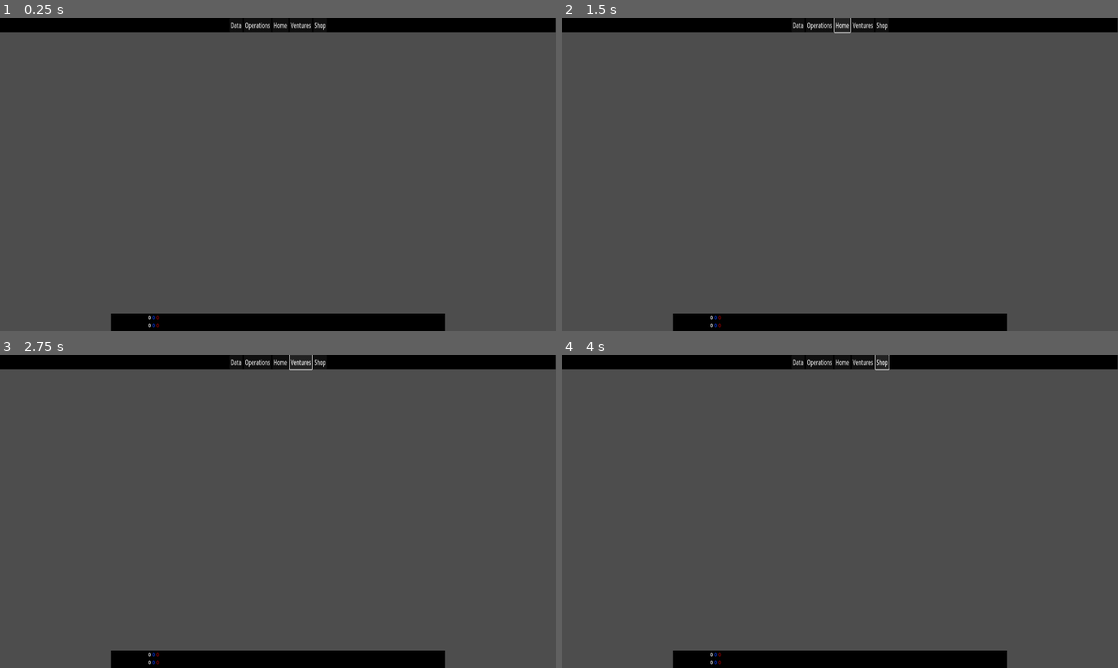
Above: before the commit, frames 1-4 (two rows, left to right).
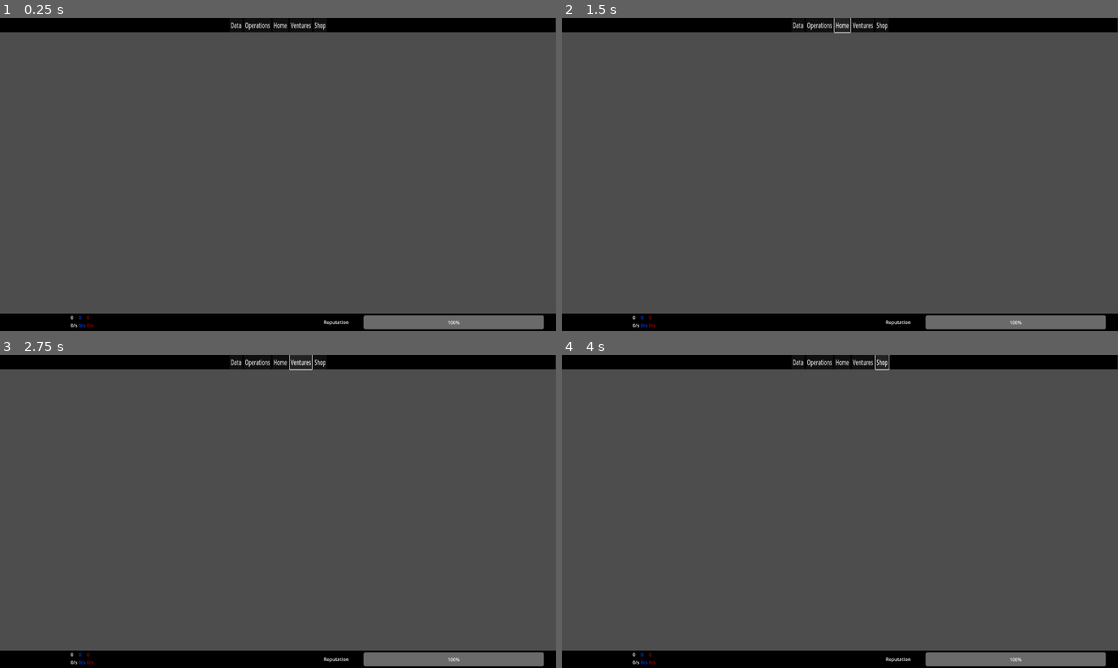
Above: after the commit, the same moments.

Repository: worrall1/PrivacyGame
Game: Godot game, scene res://Operations.tscn
Same seed, same stepped clock (60 frames per second), same inputs: the game is played once before the commit and once after it. The project has no main scene, so this scene is started directly.
Inputs:
- Up to frame 1 (0.25 s): no input
- Up to frame 2 (1.5 s): click "Data" at 0.5 s; click "Home" at 1.25 s
- Up to frame 3 (2.75 s): click "Ventures" at 2 s
- Up to frame 4 (4 s): click "Operations" at 2.75 s; click "Shop" at 3.5 s

The runs differ from the first frame. In frame 1, 2.9% of the frame differs, in the area x 0-100%, y 94-100%; in frame 2, 2.9%; in frame 3, 2.9%; in frame 4, 2.9%.

Commit message:
Bottom Bar Finished

Diff:
--- a/BottomBar.gd
+++ b/BottomBar.gd
@@ -9,9 +9,10 @@
 # Called every frame. 'delta' is the elapsed time since the previous frame.
 func _process(delta):
 	get_node("HBoxContainer/VBoxContainer/Money").text = str(Globals.money)
-	get_node("HBoxContainer/VBoxContainer/MPS").text = str(Globals.mps)
+	get_node("HBoxContainer/VBoxContainer/MPS").text = str(Globals.mps) + "/s"
 	get_node("HBoxContainer/VBoxContainer2/BlueData").text = str(Globals.blueData)
-	get_node("HBoxContainer/VBoxContainer2/BDPS").text = str(Globals.bdps)
+	get_node("HBoxContainer/VBoxContainer2/BDPS").text = str(Globals.bdps) + "/s"
 	get_node("HBoxContainer/VBoxContainer3/RedData").text = str(Globals.redData)
-	get_node("HBoxContainer/VBoxContainer3/RDPS").text = str(Globals.rdps)
+	get_node("HBoxContainer/VBoxContainer3/RDPS").text = str(Globals.rdps) + "/s"
+	get_node("ProgressBar").set_value(Globals.reputation)
 	pass
--- a/BottomBar.tscn
+++ b/BottomBar.tscn
@@ -4,24 +4,23 @@
 [ext_resource type="Script" path="res://BottomBar.gd" id="2_tgjna"]
 
 [node name="NinePatchRect" type="NinePatchRect"]
-anchors_preset = 7
-anchor_left = 0.5
+anchors_preset = 12
 anchor_top = 1.0
-anchor_right = 0.5
+anchor_right = 1.0
 anchor_bottom = 1.0
-offset_left = -577.0
 offset_top = -60.0
-offset_right = 577.0
 grow_horizontal = 2
 grow_vertical = 0
 texture = ExtResource("1_x3o3o")
+patch_margin_left = 10
+patch_margin_right = 10
 script = ExtResource("2_tgjna")
 
 [node name="HBoxContainer" type="HBoxContainer" parent="."]
 layout_mode = 0
-offset_left = 129.0
+offset_left = 244.0
 offset_top = 2.0
-offset_right = 627.0
+offset_right = 742.0
 offset_bottom = 67.0
 
 [node name="VBoxContainer" type="VBoxContainer" parent="HBoxContainer"]
@@ -60,3 +59,18 @@
 layout_mode = 2
 theme_override_colors/font_color = Color(0.733333, 0, 0, 1)
 text = "0"
+
+[node name="ProgressBar" type="ProgressBar" parent="."]
+layout_mode = 0
+offset_left = 1256.0
+offset_top = 6.0
+offset_right = 1878.0
+offset_bottom = 54.0
+
+[node name="Label" type="Label" parent="."]
+layout_mode = 0
+offset_left = 1118.0
+offset_top = 18.0
+offset_right = 1228.0
+offset_bottom = 44.0
+text = "Reputation"
--- a/Data.tscn
+++ b/Data.tscn
@@ -7,11 +7,4 @@
 [node name="CanvasLayer" type="CanvasLayer" parent="."]
 
 [node name="TopBar" parent="CanvasLayer" instance=ExtResource("1_kc13r")]
-_import_path = NodePath("")
-unique_name_in_owner = false
-process_mode = 0
-process_priority = 0
-process_physics_priority = 0
-process_thread_group = 0
-editor_description = ""
 script = null
--- a/Globals.gd
+++ b/Globals.gd
@@ -9,6 +9,7 @@
 var date = 0 #integer count of how many days have elapsed
 var sfxVol = 0.5
 var musicVol = 0.5
+var reputation = 100 #integer 1 - 100 value for reputation
 
 # Called when the node enters the scene tree for the first time.
 func _ready():
--- a/HomeScreen.tscn
+++ b/HomeScreen.tscn
@@ -8,11 +8,4 @@
 [node name="CanvasLayer" type="CanvasLayer" parent="."]
 
 [node name="TopBar" parent="CanvasLayer" instance=ExtResource("1_c6lw8")]
-_import_path = NodePath("")
-unique_name_in_owner = false
-process_mode = 0
-process_priority = 0
-process_physics_priority = 0
-process_thread_group = 0
-editor_description = ""
 script = null
--- a/Upgrades.tscn
+++ b/Upgrades.tscn
@@ -7,11 +7,4 @@
 [node name="CanvasLayer" type="CanvasLayer" parent="."]
 
 [node name="TopBar" parent="CanvasLayer" instance=ExtResource("1_hmu2l")]
-_import_path = NodePath("")
-unique_name_in_owner = false
-process_mode = 0
-process_priority = 0
-process_physics_priority = 0
-process_thread_group = 0
-editor_description = ""
 script = null
--- a/project.godot
+++ b/project.godot
@@ -22,4 +22,5 @@
 
 window/size/viewport_width=1920
 window/size/viewport_height=1080
+window/size/mode=3
 window/stretch/mode="viewport"
